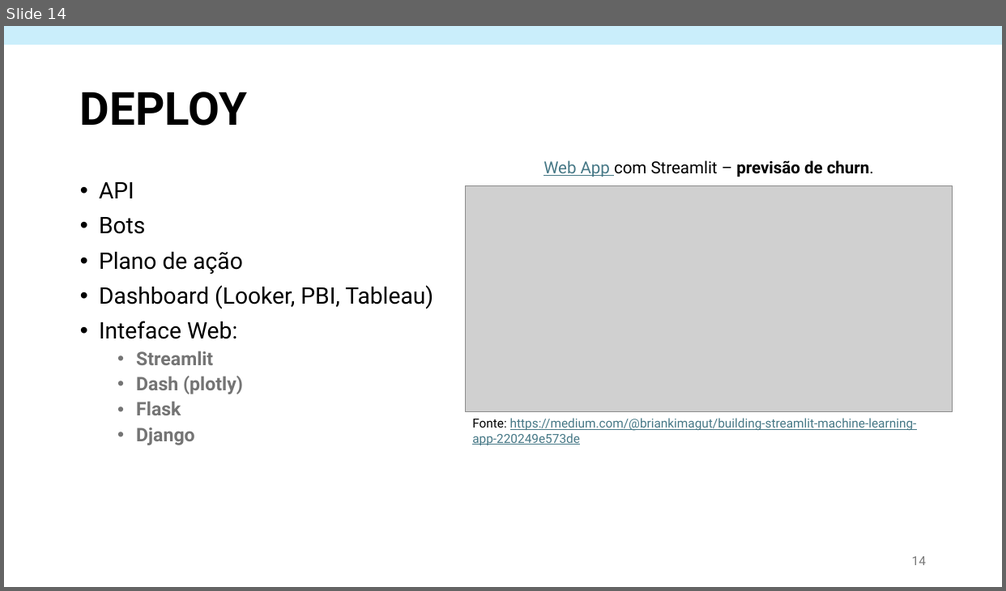
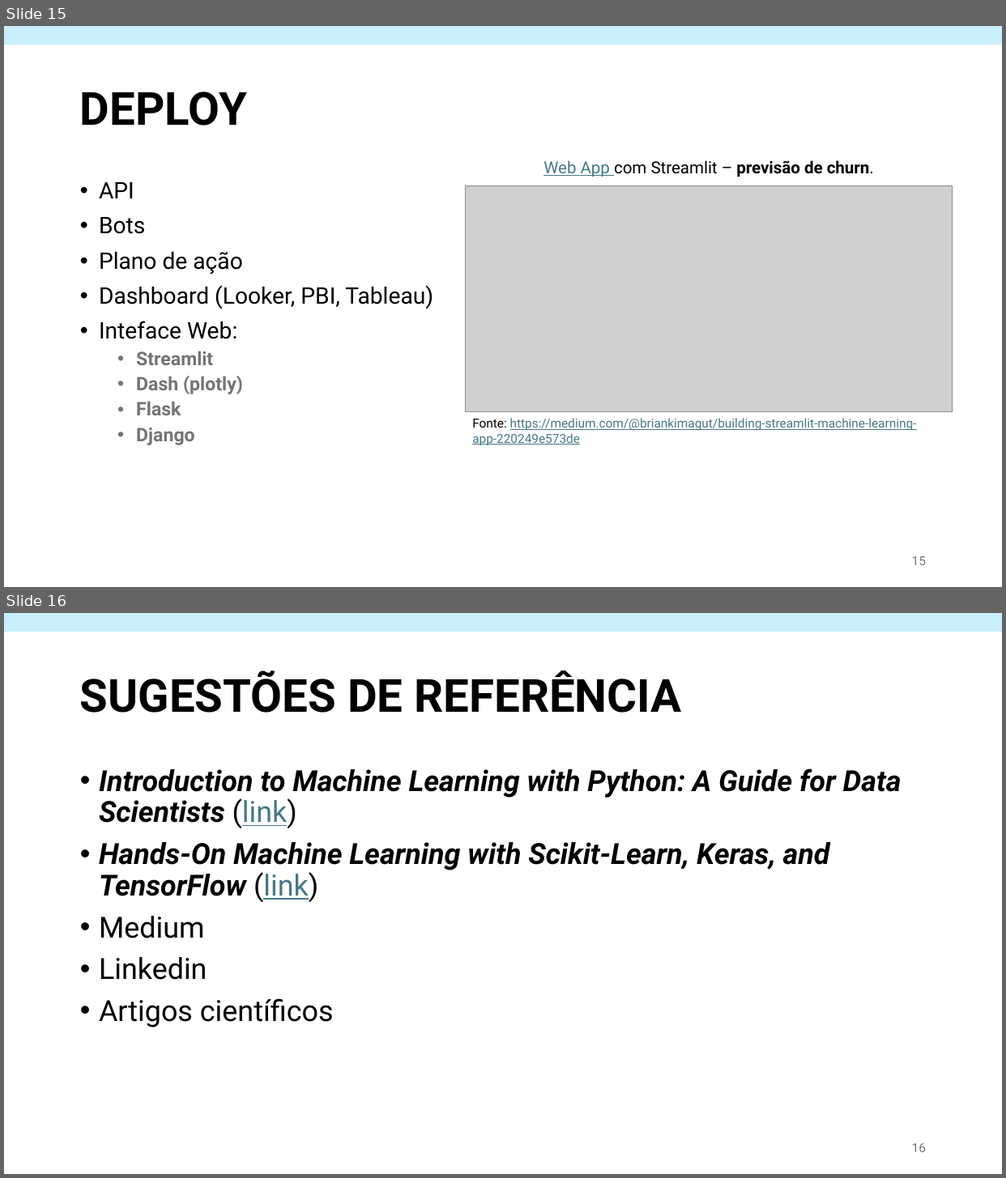
Before and after one commit to OviedoVR/ML_especializacao, a slide deck: assets/Machine Learning - teoria.pptx. Shown one above the other, each under a label of ours: slide 14 before the commit, slides 15 and 16 after it. The pictures are 1006x591 and 1006x1178 pixels, drawn with LibreOffice and Linux fonts; fonts in the diff are those of the drawing; grey boxes stand for pictures. Boxes give left, top, right and bottom in pixels: in the first picture for what was removed or moved away, otherwise in the second. Text is boxed around its words. In the diff, an @@ line names an element or a change of style, - is before the commit and + after.

```diff
--- a/assets/Machine Learning - teoria.pptx
+++ b/assets/Machine Learning - teoria.pptx
@@ slide 16 added at [4,613,1002,1174], background #FFFFFF @@
@@ rectangle added at [4,613,1002,632], fill #CAEEFB @@
@@ title added at [80,671,682,713], 44 pt, text #000000, bold @@
+SUGESTÕES DE REFERÊNCIA
@@ text added at [99,769,901,1028], 28 pt, text #000000, bold, italic @@
+• Introduction to Machine Learning with Python: A Guide for Data Scientists (link)
+• Hands-On Machine Learning with Scikit-Learn, Keras, and TensorFlow (link)
+• Medium
+• Linkedin
+• Artigos científicos
@@ page number added at [912,1144,926,1152], 12 pt, text #797979 @@
+16
@@ what was slide 14 is now slide 15 @@
@@ page number at [912,557,926,565]: text changed @@
-14
+15
```
Also in this commit, not shown: 1 other slide added, 12 other files.
